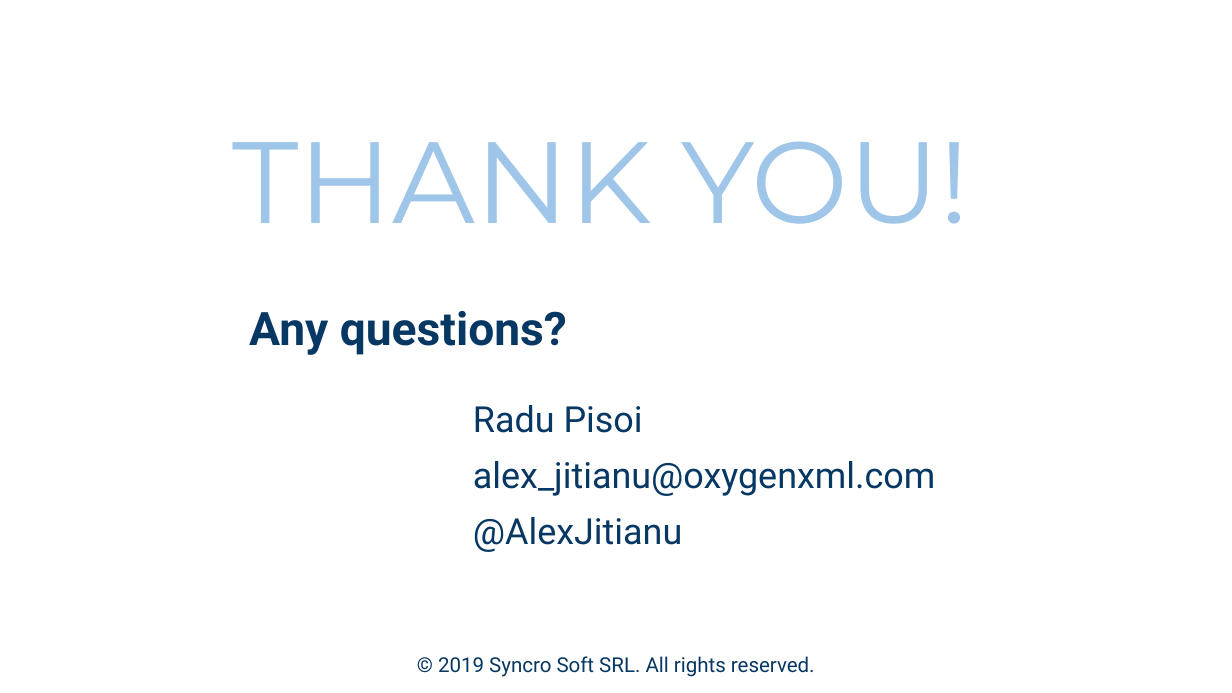
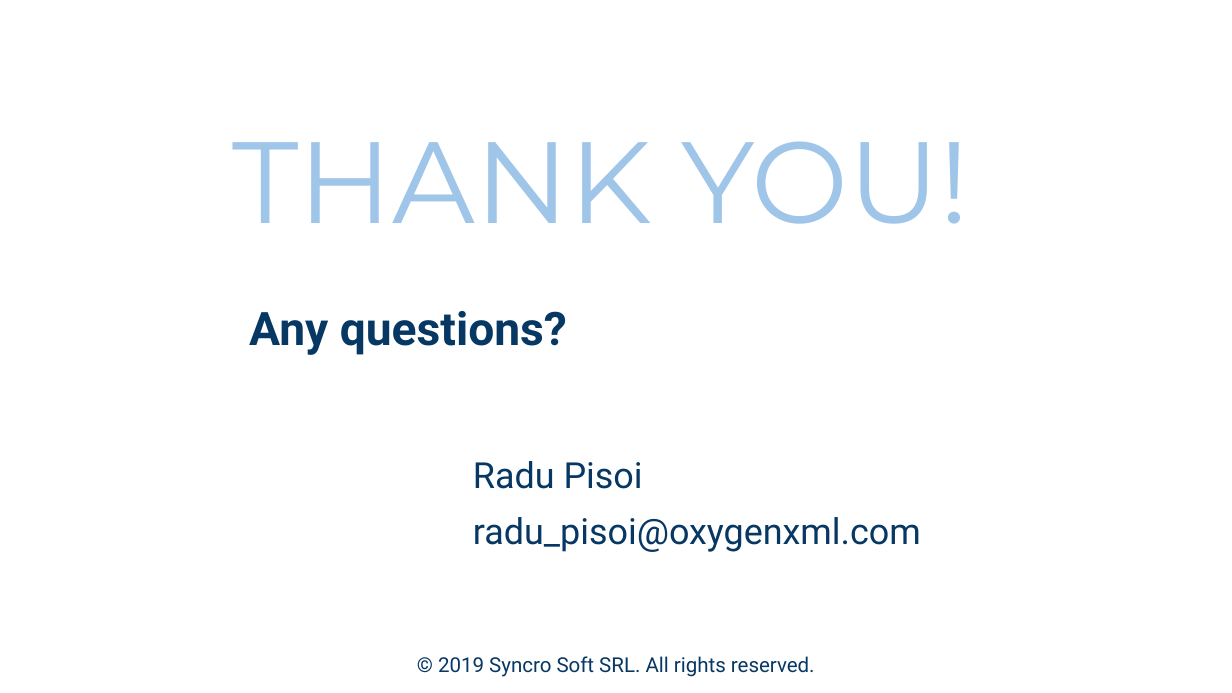
Before and after one commit to radu-pisoi/feedback-presentation, a slide deck: slide 30 of presentation/feedback-demo.odp (slide 37 before the commit). Drawn at 1232x693 pixels with LibreOffice and Linux fonts; fonts in the diff are those of the drawing. Boxes give left, top, right and bottom in pixels: in the first picture for what was removed or moved away, otherwise in the second. Text is boxed around its words. In the diff, an @@ line names an element or a change of style, - is before the commit and + after.

```diff
--- a/presentation/feedback-demo.odp
+++ b/presentation/feedback-demo.odp
@@ text at bbox=[473, 517, 921, 552]: text changed @@
-alex_jitianu@oxygenxml.com
-@AlexJitianu
+radu_pisoi@oxygenxml.com
```
Also in this commit, not shown: 7 other slides changed, 3 slides added, 10 slides removed, 1 other file.
